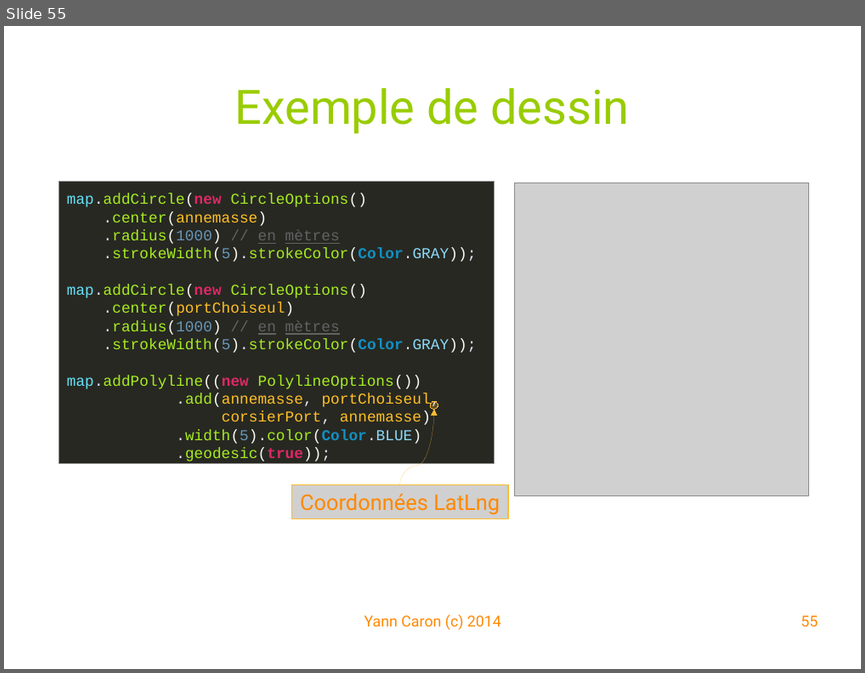
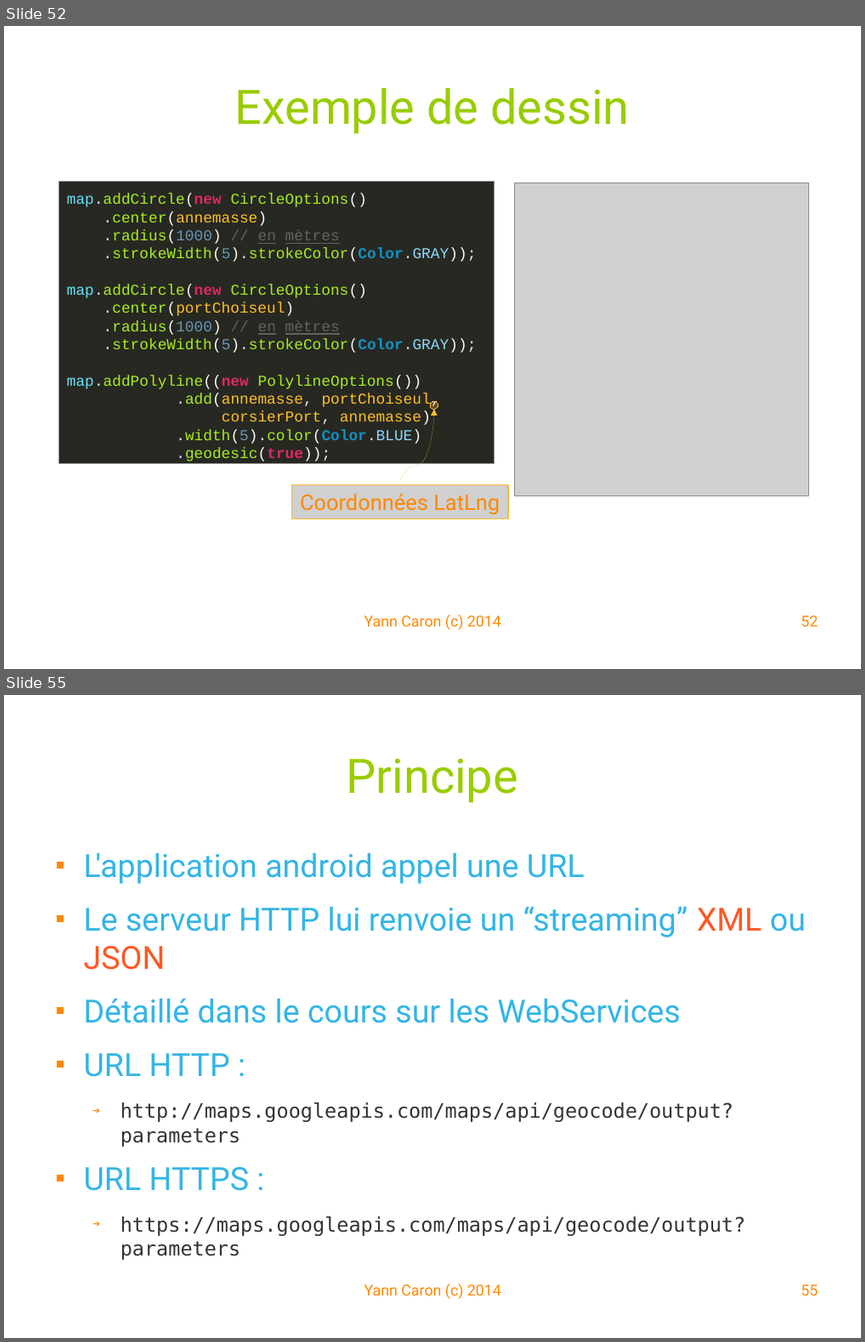
Before and after one commit to YannCaron/Android-ENSG, a slide deck: 05 - Google Map.odp. Shown one above the other, each under a label of ours: slide 55 before the commit, slides 52 and 55 after it; the slides between them are not shown. The pictures are 865x673 and 865x1342 pixels, drawn with LibreOffice and Linux fonts; fonts in the diff are those of the drawing; grey boxes stand for pictures; background and template pictures are left out. Boxes give left, top, right and bottom in pixels: in the first picture for what was removed or moved away, otherwise in the second. Text is boxed around its words. In the diff, an @@ line names an element or a change of style, - is before the commit and + after.

Commit message:
Issur #13 Google Map API

```diff
--- a/05 - Google Map.odp
+++ b/05 - Google Map.odp
@@ slide 55 added at (4, 695, 861, 1338), background #FFFFFF @@
@@ title added at (347, 758, 518, 803), 44 pt, text #99CC00 @@
+Principe
@@ text added at (84, 853, 806, 1259), 29.6 pt, text #333333 @@
+■ L'application android appel une URL
+■ Le serveur HTTP lui renvoie un “streaming” XML ou JSON
+■ Détaillé dans le cours sur les WebServices
+■ URL HTTP :
+  ➔ http://maps.googleapis.com/maps/api/geocode/output?parameters
+■ URL HTTPS :
+  ➔ https://maps.googleapis.com/maps/api/geocode/output?parameters
@@ text added at (364, 1283, 501, 1299), 14 pt, text #FF8800 @@
+Yann Caron (c) 2014
@@ page number added at (800, 1284, 817, 1295), 14 pt, text #FF8800 @@
+55
@@ what was slide 55 is now slide 52 @@
@@ page number at (800, 615, 817, 626): text changed @@
-55
+52
```
Also in this commit, not shown: 7 slides changed, 10 other slides added, 3 slides removed, 2 other files.
